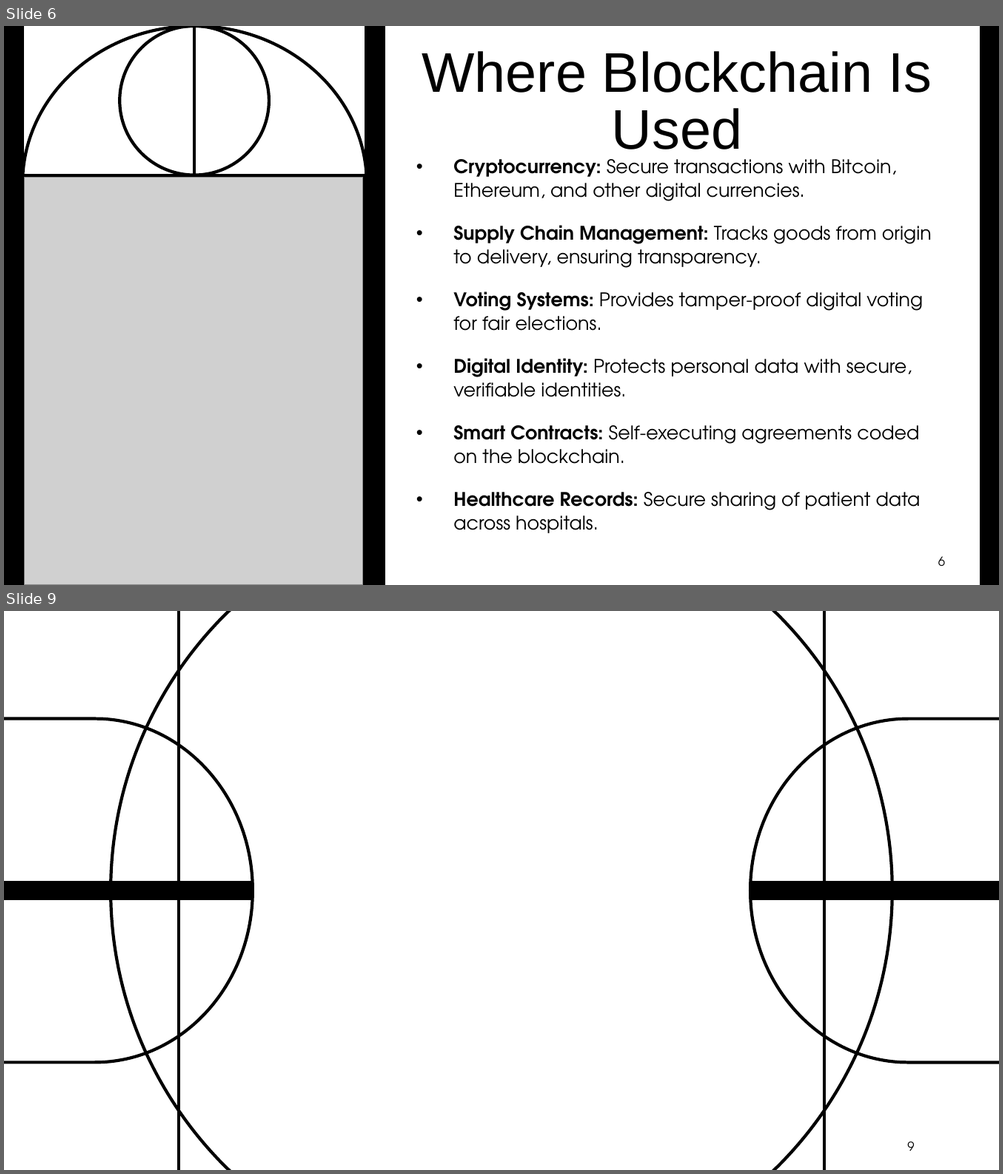
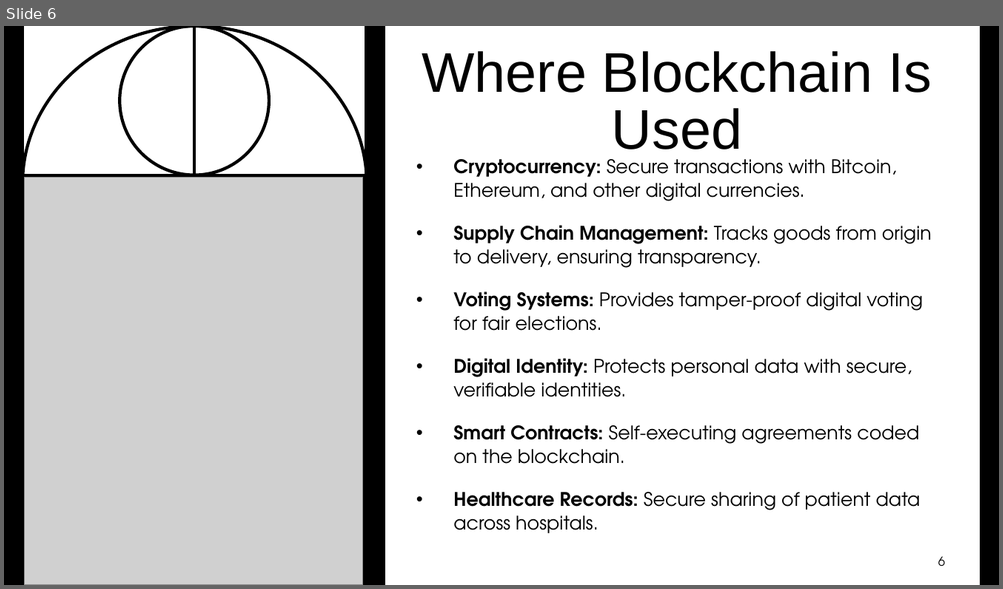
Before and after one commit to codedbyshreena/Office-automation-tools, a slide deck: PPT_370_EmergingTechnologies.pptx. Shown one above the other, each under a label of ours: slides 6 and 9 before the commit, slide 6 after it; the slides between them are not shown. The pictures are 1003x1174 and 1003x589 pixels, drawn with LibreOffice and Linux fonts; fonts in the diff are those of the drawing; grey boxes stand for pictures; background and template pictures are left out. Boxes give left, top, right and bottom in pixels: in the first picture for what was removed or moved away, otherwise in the second. Text is boxed around its words. In the diff, an @@ line names an element or a change of style, - is before the commit and + after.

```diff
--- a/PPT_370_EmergingTechnologies.pptx
+++ b/PPT_370_EmergingTechnologies.pptx
@@ slide 9 removed at (4,611,999,1170), background picture (left out) @@
@@ rectangle removed at (4,611,999,1170) @@
@@ freeform shape removed at (111,611,892,1170) @@
@@ line removed from (179, 611) to (179, 1170) @@
@@ line removed from (824, 611) to (824, 1170) @@
@@ freeform shape removed at (4,718,253,1062) @@
@@ freeform shape removed at (750,718,999,1062) @@
@@ rectangle removed at (4,881,253,900) @@
@@ rectangle removed at (750,881,999,900) @@
@@ page number removed at (907,1142,913,1151) @@
-9
```
Also in this commit, not shown: 1 slide changed, 4 slides added, 5 other slides removed.
